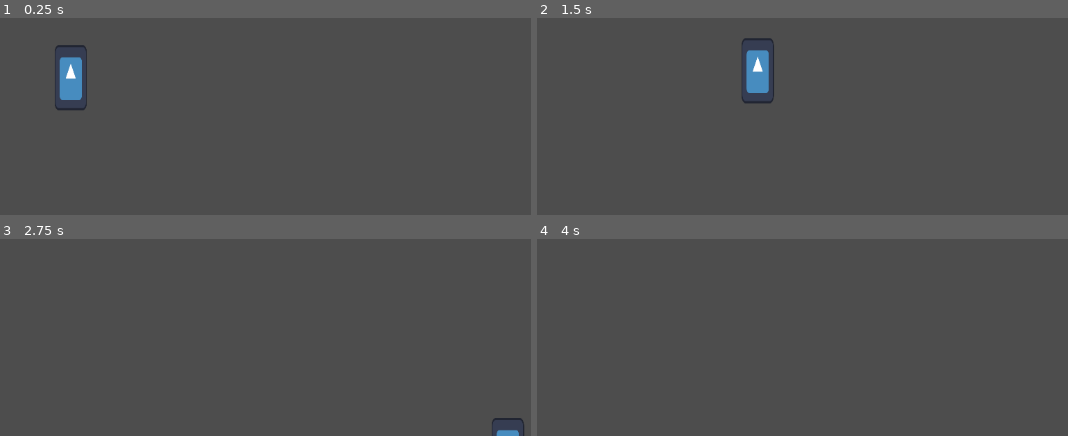
Above: before the commit, frames 1-4 (two rows, left to right).
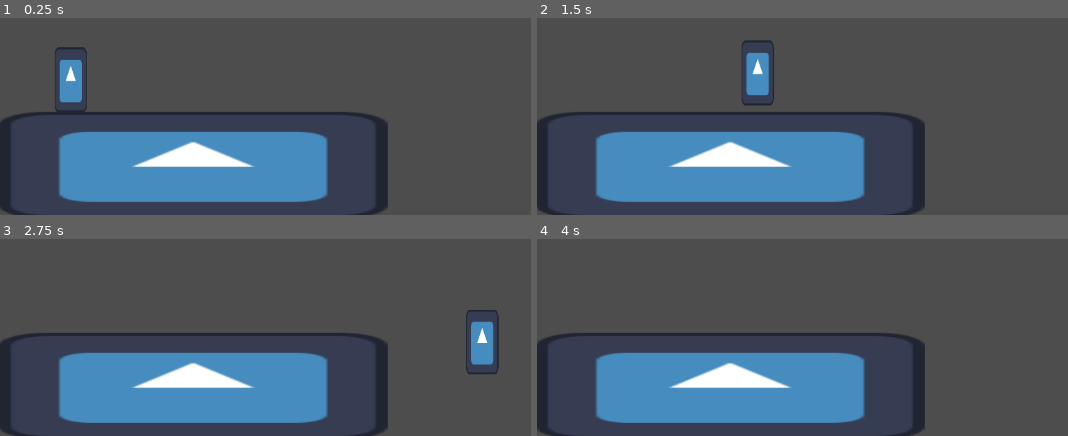
Above: after the commit, the same moments.

Repository: GabrielAF-Faca/brackeys26.1
Game: Godot game, scene res://Scenes/main.tscn
Two runs of this game, one before a commit and one after it. Both use one fixed random seed, a clock stepped at 60 frames per second and the inputs below. The engine's default icon, where the game draws it, is replaced by a stand-in: a white triangle on a blue panel in a dark square.
Inputs:
- Up to frame 1 (0.25 s): no input
- Up to frame 2 (1.5 s): tap Enter at 0.5 s; hold D (move_right) from 0.53 s (still down); tap Space (jump) at 0.6, 0.77, 1.07, 1.35 s
- Up to frame 3 (2.75 s): tap Space (jump) at 1.52, 1.82, 2.1 s; release D (move_right) at 2.03 s; hold A (move_left) from 2.03 s (still down)
- Up to frame 4 (4 s): release A (move_left) at 2.78 s; hold D (move_right) from 2.78 s (still down); tap Space (jump) at 2.85, 3.02, 3.32, 3.5, 3.6, 3.77 s

The runs differ from the first frame. In frame 1, 22% of the frame differs, in the area x 0-74%, y 13-100%; in frame 2, 22%; in frame 3, 23%, in the area x 0-99%, y 36-100%; in frame 4, 22%.

Commit message:
Coyote timer e jump buffer

Diff:
--- a/Components/advanced_jump_component.gd
+++ b/Components/advanced_jump_component.gd
@@ -1,19 +1,63 @@
 extends Node
 class_name AdvancedJumpComponent
+
+@export_subgroup("Nodes")
+@export var jump_buffer_timer: Timer
+@export var coyote_timer: Timer
+
 
 @export_subgroup("Settings")
 @export var jump_velocity: float = -350.0
 @export var drag: float = 10.0
 
+
 var is_going_up: bool = false
+var is_jumping: bool = false
+var last_frame_on_floor: bool = false
+
+
+func has_just_landed(body: CharacterBody2D) -> bool:
+	return body.is_on_floor() and not last_frame_on_floor and is_jumping
+
+
+func is_allowed_to_jump(body: CharacterBody2D, want_to_jump: bool) -> bool:
+	return want_to_jump and (body.is_on_floor() or not coyote_timer.is_stopped())
+
 
 func handle_jump(body: CharacterBody2D, want_to_jump: bool, jump_realeased: bool) -> void:
-	if want_to_jump and body.is_on_floor():
+	if has_just_landed(body):
+		is_jumping = false
+
+	if is_allowed_to_jump(body, want_to_jump):
 		jump(body)
 
+	handle_coyote_time(body)
+	handle_jump_buffer(body, want_to_jump)
 	handle_variable_jump_height(body, jump_realeased)
 
 	is_going_up = body.velocity.y < 0 and not body.is_on_floor()
+	last_frame_on_floor = body.is_on_floor()
+
+
+func has_just_stepped_off_ledge(body: CharacterBody2D) -> bool:
+	return not body.is_on_floor() and last_frame_on_floor and not is_jumping
+
+
+func handle_coyote_time(body: CharacterBody2D):
+	if has_just_stepped_off_ledge(body):
+		coyote_timer.start()
+
+	if not coyote_timer.is_stopped() and not is_jumping:
+		body.velocity.y = 0
+
+
+func handle_jump_buffer(body: CharacterBody2D, want_to_jump: bool) -> void:
+	if want_to_jump and not body.is_on_floor():
+		jump_buffer_timer.start()
+
+	if body.is_on_floor() and not jump_buffer_timer.is_stopped():
+		jump(body)
+
 
 func handle_variable_jump_height(body: CharacterBody2D, jump_released: bool) -> void:
 	if jump_released and is_going_up:
@@ -22,3 +66,6 @@
 
 func jump(body: CharacterBody2D) -> void:
 	body.velocity.y = jump_velocity
+	is_jumping = true
+	jump_buffer_timer.stop()
+	coyote_timer.stop()
--- a/Components/advanced_jump_component.tscn
+++ b/Components/advanced_jump_component.tscn
@@ -2,5 +2,15 @@
 
 [ext_resource type="Script" uid="uid://dg11e8hwuv274" path="res://Components/advanced_jump_component.gd" id="1_irmg8"]
 
-[node name="AdvancedJumpComponent" type="Node" unique_id=721074383]
+[node name="AdvancedJumpComponent" type="Node" unique_id=721074383 node_paths=PackedStringArray("jump_buffer_timer", "coyote_timer")]
 script = ExtResource("1_irmg8")
+jump_buffer_timer = NodePath("JumpBufferTimer")
+coyote_timer = NodePath("CoyoteTimer")
+
+[node name="JumpBufferTimer" type="Timer" parent="." unique_id=1452741269]
+wait_time = 0.1
+one_shot = true
+
+[node name="CoyoteTimer" type="Timer" parent="." unique_id=820459103]
+wait_time = 0.08
+one_shot = true
--- a/Player/player.gd
+++ b/Player/player.gd
@@ -10,6 +10,5 @@
 	gravity_component.handle_gravity(self, delta)
 	jump_component.handle_jump(self, input_component.get_jump_input(), input_component.get_jump_input_released())
 
-	print(is_on_floor())
 
 	move_and_slide()
--- a/Player/player.tscn
+++ b/Player/player.tscn
@@ -9,6 +9,7 @@
 
 [sub_resource type="CapsuleShape2D" id="CapsuleShape2D_4ntmi"]
 radius = 7.0
+height = 28.0
 
 [node name="Player" type="CharacterBody2D" unique_id=2019573844 node_paths=PackedStringArray("movement_component", "input_component", "gravity_component", "jump_component")]
 script = ExtResource("1_4ntmi")
--- a/Scenes/main.tscn
+++ b/Scenes/main.tscn
@@ -1,6 +1,7 @@
 [gd_scene format=3 uid="uid://155xx7s6y6ta"]
 
 [ext_resource type="PackedScene" uid="uid://byque4w54oowj" path="res://Player/player.tscn" id="1_jjgbg"]
+[ext_resource type="Texture2D" uid="uid://4q335xxs2p" path="res://icon.svg" id="2_bo1nx"]
 
 [sub_resource type="RectangleShape2D" id="RectangleShape2D_jjgbg"]
 size = Vector2(558, 155)
@@ -16,3 +17,8 @@
 [node name="CollisionShape2D" type="CollisionShape2D" parent="StaticBody2D" unique_id=51981832]
 position = Vector2(278, 577.5)
 shape = SubResource("RectangleShape2D_jjgbg")
+
+[node name="Icon" type="Sprite2D" parent="." unique_id=583363770]
+position = Vector2(278.5, 576)
+scale = Vector2(4.3828125, 1.2031251)
+texture = ExtResource("2_bo1nx")
